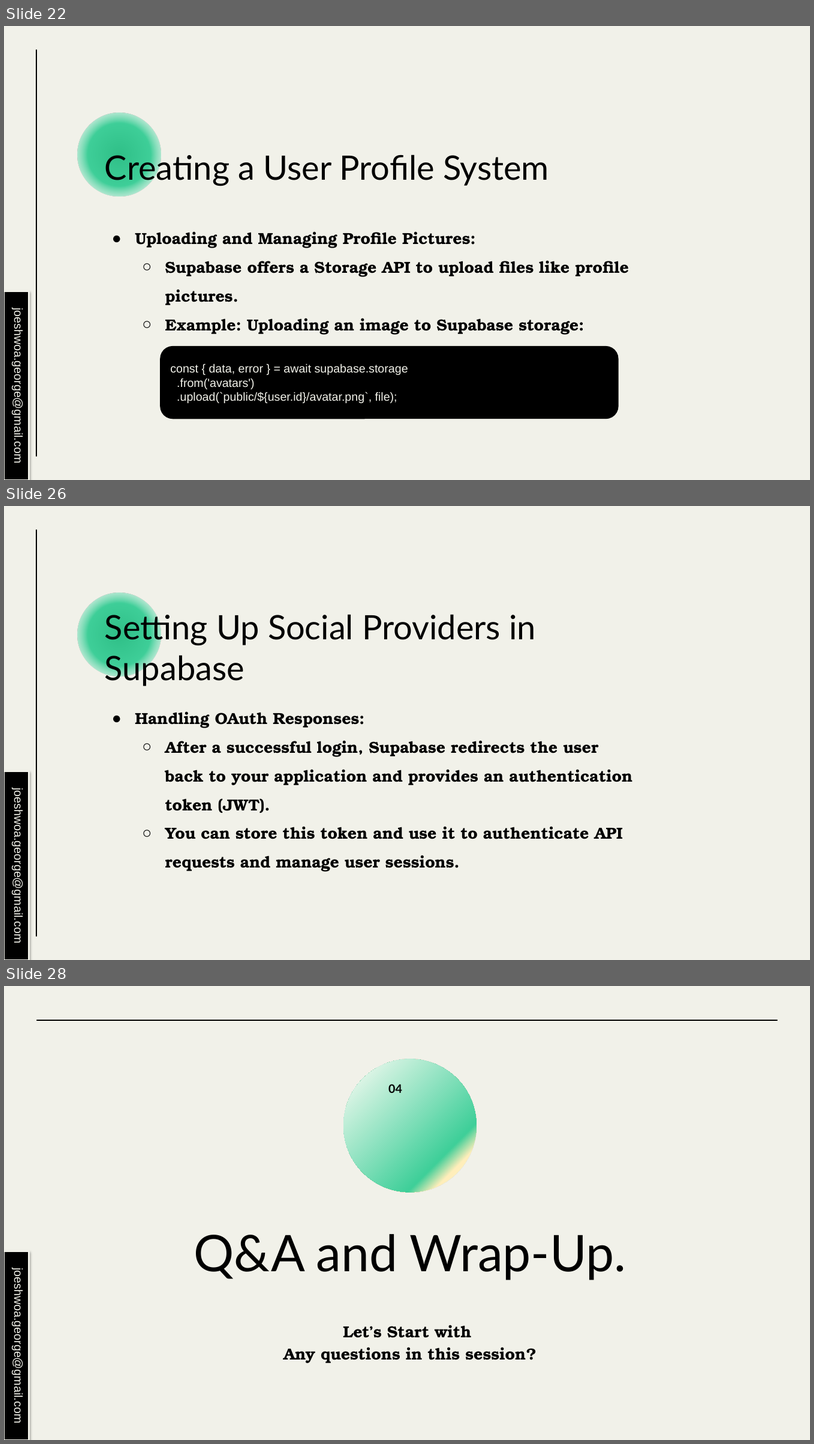
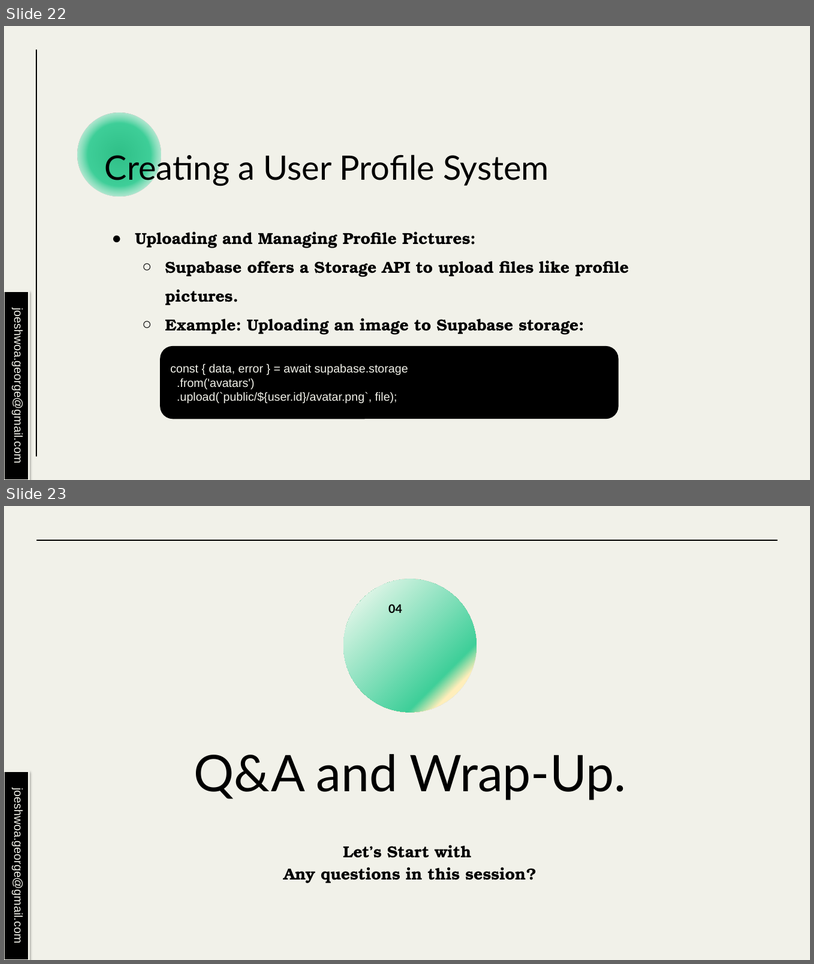
Before and after one commit to joeshwoa/Supabase_course_content, a slide deck: Mastering Supabase Session6.pptx. Shown one above the other, each under a label of ours: slides 22, 26 and 28 before the commit, slides 22 and 23 after it; the slides between them are not shown. The pictures are 814x1444 and 814x964 pixels, drawn with LibreOffice and Linux fonts; fonts in the diff are those of the drawing. Boxes give left, top, right and bottom in pixels: in the first picture for what was removed or moved away, otherwise in the second. Text is boxed around its words. In the diff, an @@ line names an element or a change of style, - is before the commit and + after.

```diff
--- a/Mastering Supabase Session6.pptx
+++ b/Mastering Supabase Session6.pptx
@@ slide 26 removed at box(4, 506, 810, 960), background #F1F1E9; not listed: 1 template element that a slide beside it also shows @@
@@ ellipse removed at box(77, 592, 161, 676) @@
@@ title removed at box(105, 610, 536, 686) @@
-Setting Up Social Providers in Supabase
@@ text removed at box(135, 711, 633, 871) @@
-● Handling OAuth Responses:
-  ○ After a successful login, Supabase redirects the user back to your application and provides an authentication token (JWT).
-  ○ You can store this token and use it to authenticate API requests and manage user sessions.
@@ rectangle removed at box(5, 771, 29, 960) @@
-joeshwoa.george@gmail.com
@@ what was slide 28 is now slide 23 @@
```
Also in this commit, not shown: 1 slide changed, 4 other slides removed, 12 other files.
